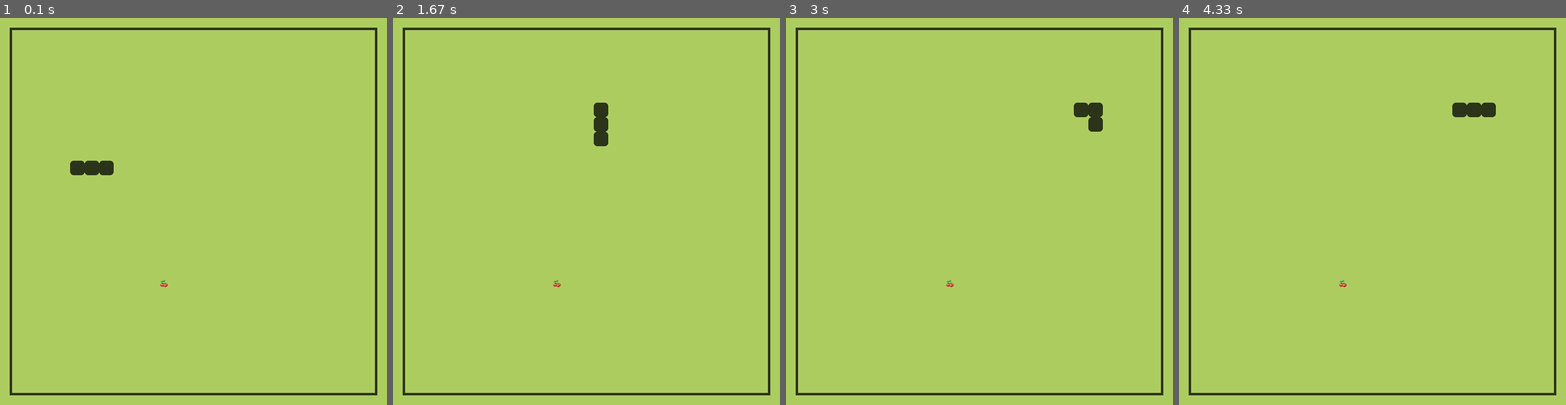
Above: before the commit, frames 1-4 (left to right).
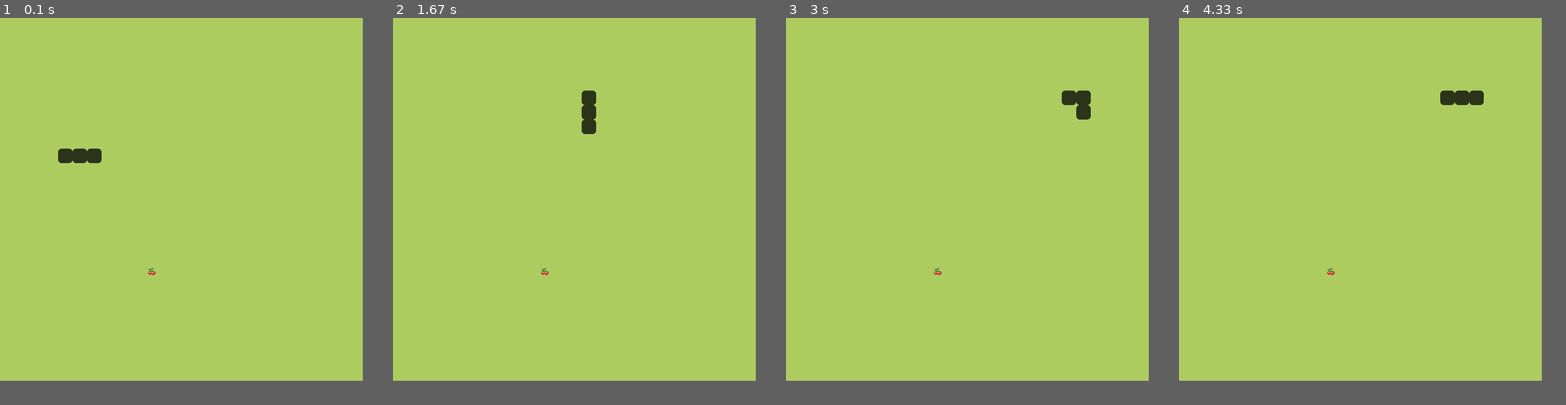
Above: after the commit, the same moments.

Repository: JuanJoseValbuenaFlorez/Snake-Game
Game: pygame game, started from pygame/main.py
Same seed, same stepped clock (60 frames per second), same inputs: the game is played once before the commit and once after it.
Inputs:
- Up to frame 1 (0.1 s): no input
- Up to frame 2 (1.67 s): tap Enter at 0.33 s; hold Up 1.17-1.63 s
- Up to frame 3 (3 s): hold Right 1.67-2.13 s; hold Left 2.17-2.7 s; hold Down from 2.73 s (still down)
- Up to frame 4 (4.33 s): release Down at 3.03 s; hold Left 3.07-3.47 s; hold Up 3.5-3.87 s; hold Right from 3.9 s (still down)
The window is 800x800 before the commit and 750x750 after it. Grey fills any space a smaller window leaves; there, only what the larger window draws over its background counts as a difference.

The runs differ from the first frame. In frame 1, 3.1% of the frame differs, in the area x 2-98%, y 2-98%; in frame 2, 3.1%; in frame 3, 3.0%; in frame 4, 3.1%.

Commit message:
Add files via upload

Diff:
--- a/pygame/main.py
+++ b/pygame/main.py
@@ -9,16 +9,13 @@
 cell_size = 30
 numbre_of_cells = 25
 
-offset = 25
-
-
 
 class Food:
     def __init__(self, snake_body):
         self.position = self.generate_random_pos(snake_body)
 
     def draw(self):
-        Food_rect = pygame.Rect(offset + self.position.x * cell_size, offset + self.position.y * cell_size,cell_size, cell_size)
+        Food_rect = pygame.Rect(self.position.x * cell_size, self.position.y * cell_size,cell_size, cell_size)
         screen.blit(food_surface, Food_rect)
 
     def generate_random_cell(self):
@@ -43,7 +40,7 @@
 
     def draw(self):
         for segment in self.body:
-            segment_rect = pygame.Rect(offset +segment.x * cell_size,offset + segment.y * cell_size, cell_size, cell_size)
+            segment_rect = pygame.Rect(segment.x * cell_size, segment.y * cell_size, cell_size, cell_size)
             pygame.draw.rect(screen, SNAKE_COLOR, segment_rect,0,7)
 
     def update(self):
@@ -53,52 +50,29 @@
         else:
             self.add_segment = False
 
-    def reset(self):
-        self.body = [Vector2(6,9), Vector2(5,9), Vector2(4,9)]
-        self.direction = Vector2(1,0)
-
 class Game:
     def __init__(self):
      self.snake = snake()
      self.food = Food(self.snake.body)
-     self.state = "RUNNING"
 
     def draw(self):
          self.snake.draw()
          self.food.draw()
 
     def update(self):
-        if self.state == "RUNNING":
-            self.snake.update()
-            self.check_collision_with_food_()
-            self.check_collision_with_edges()
-            self.check_collision_with_tail()
+        self.snake.update()
+        self.check_collision_with_food_()
 
     def check_collision_with_food_(self):
         if self.snake.body[0] == self.food.position:
             self.food.position = self.food.generate_random_pos(self.snake.body)
             self.snake.add_segment = True
 
-    def check_collision_with_edges (self):
-        if self.snake.body[0].x == numbre_of_cells or self.snake.body[0].x == -1:
-            self.game_over()
-        elif self.snake.body[0].y == numbre_of_cells or self.snake.body[0].y == -1:
-            self.game_over()
-
-    def game_over(self):
-        self.snake.reset()
-        self.food.position = self.food.generate_random_pos(self.snake.body)
-        self.state = "STOPPED"
-
-    def check_collision_with_tail(self):
-       headless_snake = self.snake.body[1:]
-       if self.snake.body[0] in headless_snake:
-           self.game_over()
 
 
-screen = pygame.display.set_mode((2*offset + cell_size * numbre_of_cells,  2*offset + cell_size *  numbre_of_cells,))
+screen = pygame.display.set_mode((cell_size * numbre_of_cells, cell_size *  numbre_of_cells,))
 
-food_surface = pygame.image.load("graphics/descarga (1).png")
+food_surface = pygame.image.load("descarga (1).png")
 
 
 pygame.display.set_caption("retro snake")
@@ -122,9 +96,6 @@
         game.update()
 
       if event.type == pygame.KEYDOWN:
-          if game.state == "STOPPED":
-              game.state = "RUNNING"
-              game.snake.direction = Vector2(1,0)
           if event.key == pygame.K_UP and game.snake.direction != Vector2(0,1):
               game.snake.direction = Vector2(0,-1)
           if event.key == pygame.K_DOWN and game.snake.direction != Vector2(0,-1):
@@ -137,11 +108,7 @@
 
 
     screen.fill(BG_COLOR)
-
-    pygame.draw.rect(screen,SNAKE_COLOR,
-    (offset -5, offset -5, cell_size*numbre_of_cells + 10, cell_size*numbre_of_cells +10)
-    ,5)
-
+    game.draw()
     game.draw()
 
     pygame.display.update()
